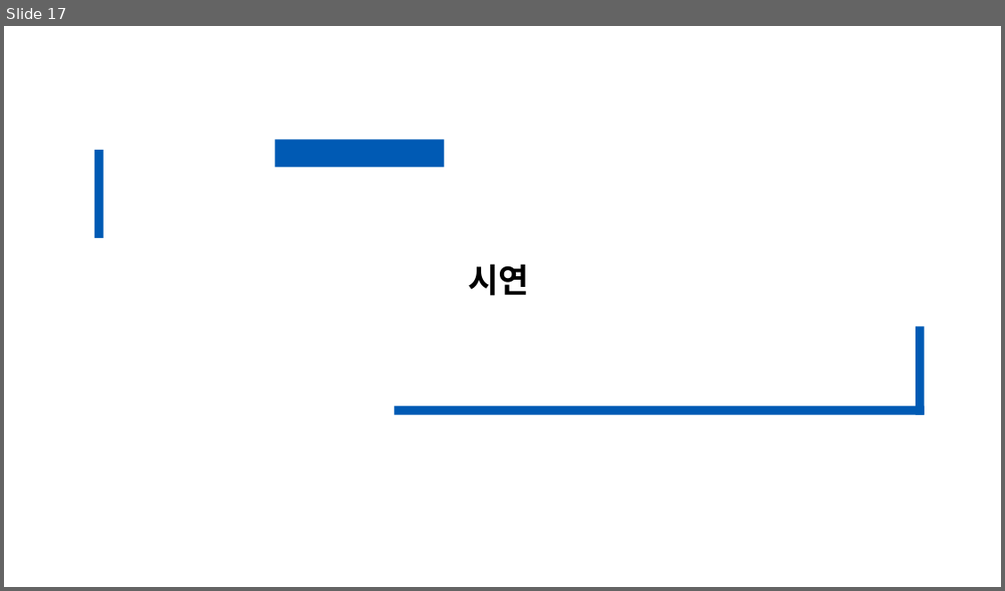
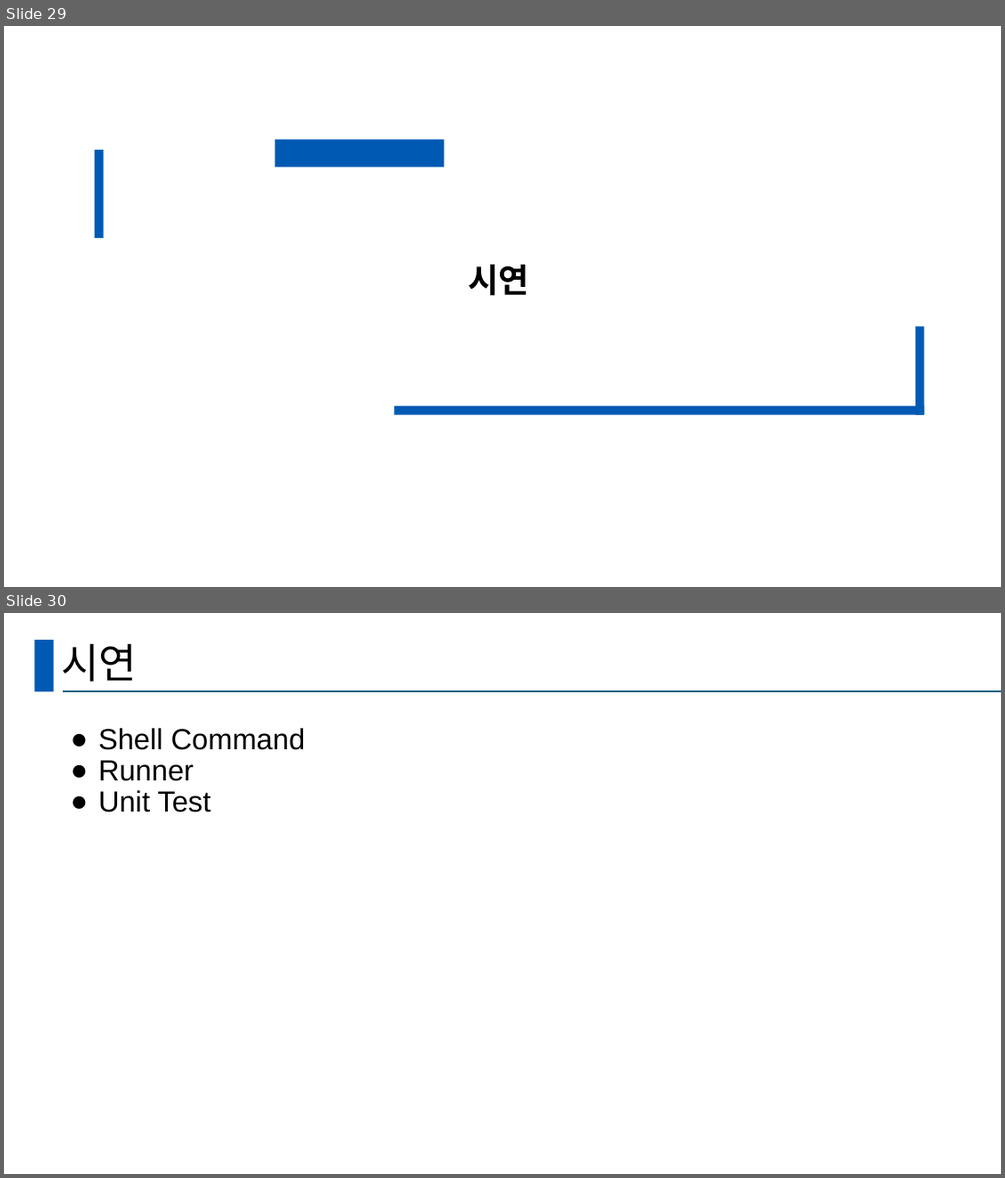
Before and after one commit to seungjun611/CRA_TeamProject_SSD, a slide deck: TeamProjectPPT.pptx. Shown one above the other, each under a label of ours: slide 17 before the commit, slides 29 and 30 after it. The pictures are 1005x591 and 1005x1178 pixels, drawn with LibreOffice and Linux fonts; fonts in the diff are those of the drawing. Boxes give left, top, right and bottom in pixels: in the first picture for what was removed or moved away, otherwise in the second. Text is boxed around its words. In the diff, an @@ line names an element or a change of style, - is before the commit and + after.

```diff
--- a/TeamProjectPPT.pptx
+++ b/TeamProjectPPT.pptx
@@ slide 30 added at (4, 613, 1001, 1174), background #FFFFFF @@
@@ rectangle added at (34, 640, 53, 691), fill #005AB4 @@
@@ title added at (61, 643, 137, 682), 39.6 pt, text #000000 @@
+시연
@@ line added from (63, 691) to (1001, 691), #156082 1.5 pt @@
@@ text added at (98, 728, 306, 812), 28 pt, text #000000 @@
+● Shell Command
+● Runner
+● Unit Test
@@ what was slide 17 is now slide 29 @@
```
Also in this commit, not shown: 5 slides changed, 19 other slides added, 6 slides removed.
